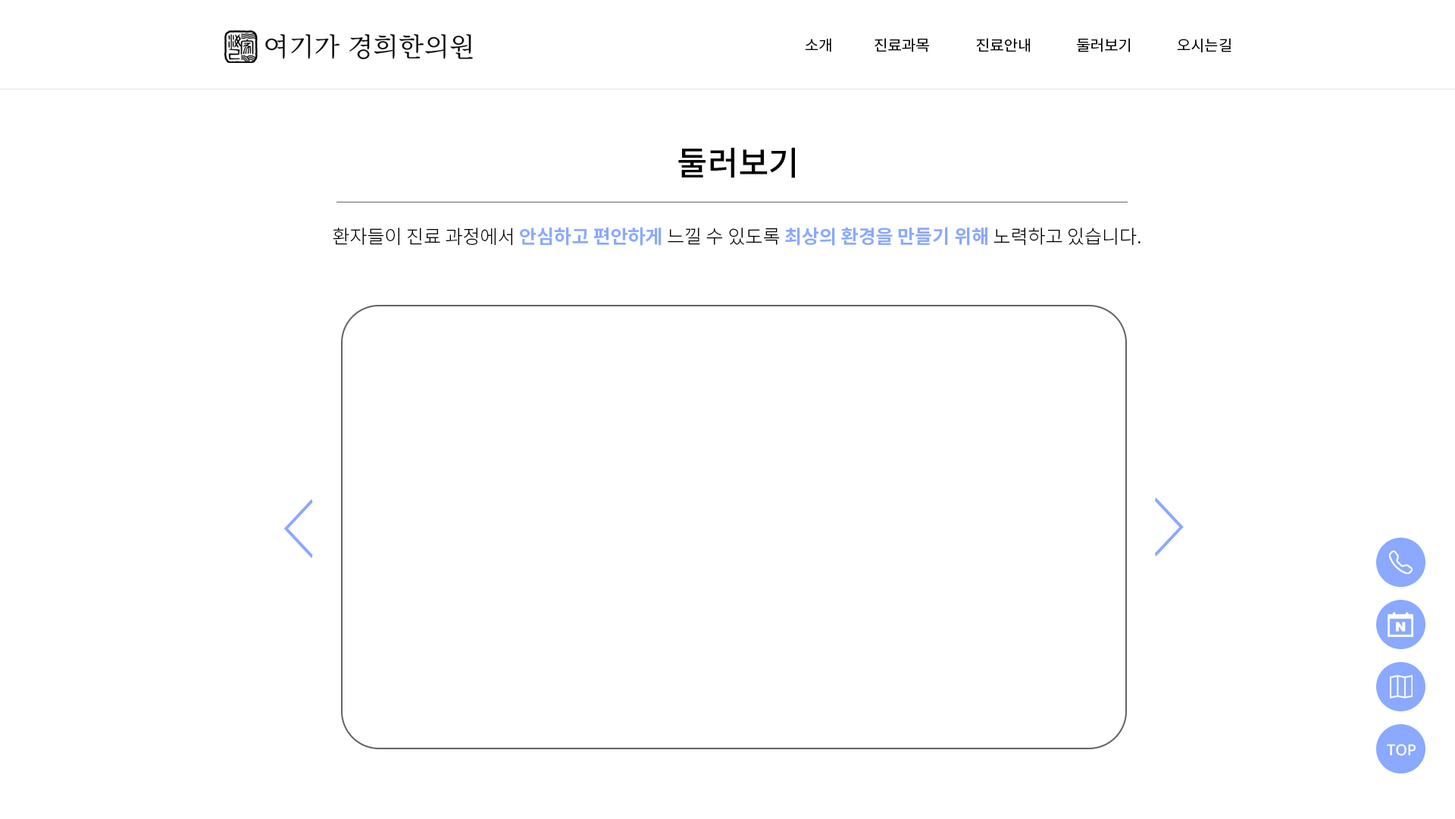
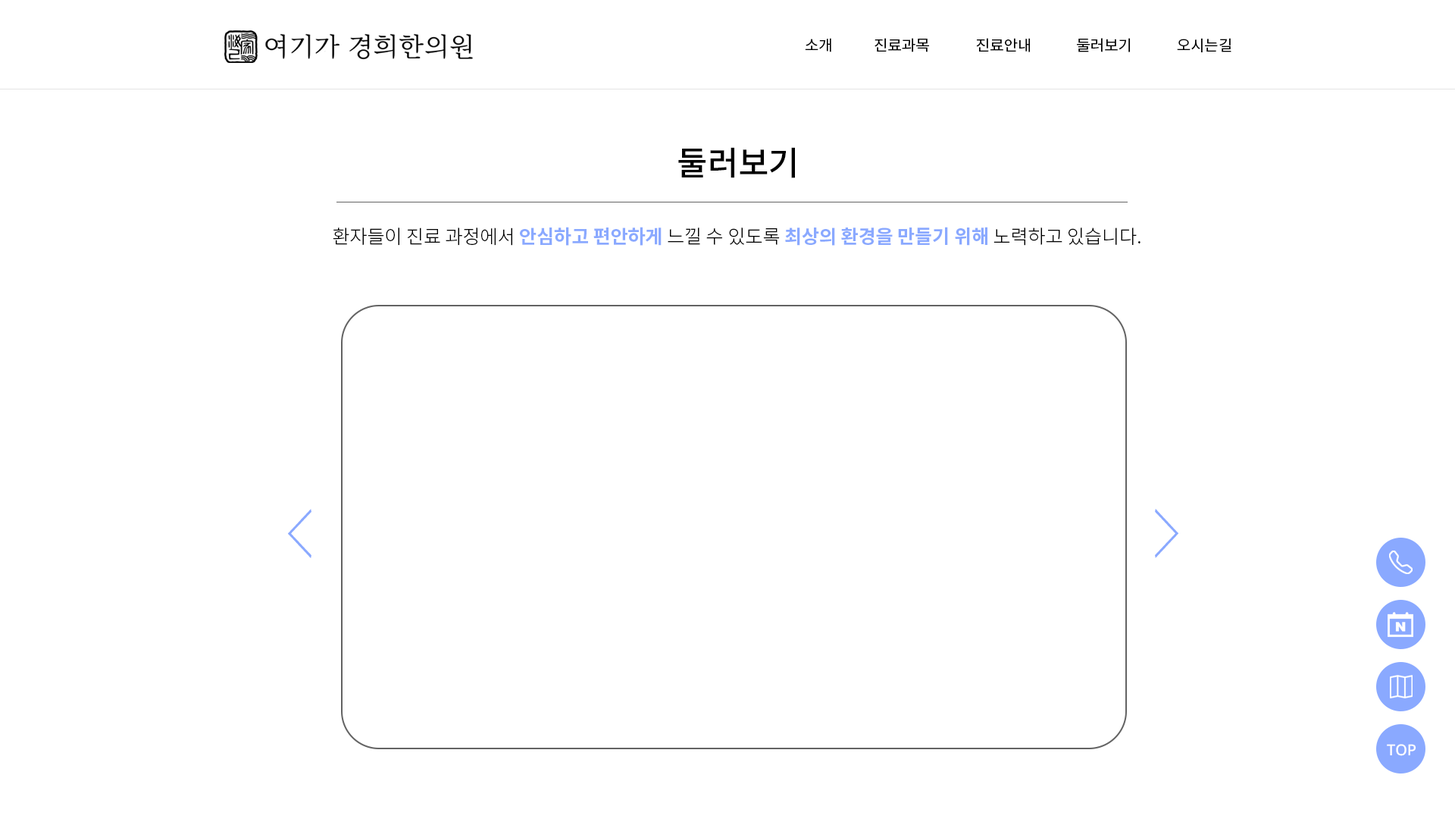
Comparing the layer stacks of the two 1455x819 images. Changes:
painted on "＜" (1st of 2) over left=1155, top=497, right=1184, bottom=558
painted on "＜" (2nd of 2) over left=284, top=498, right=314, bottom=558
